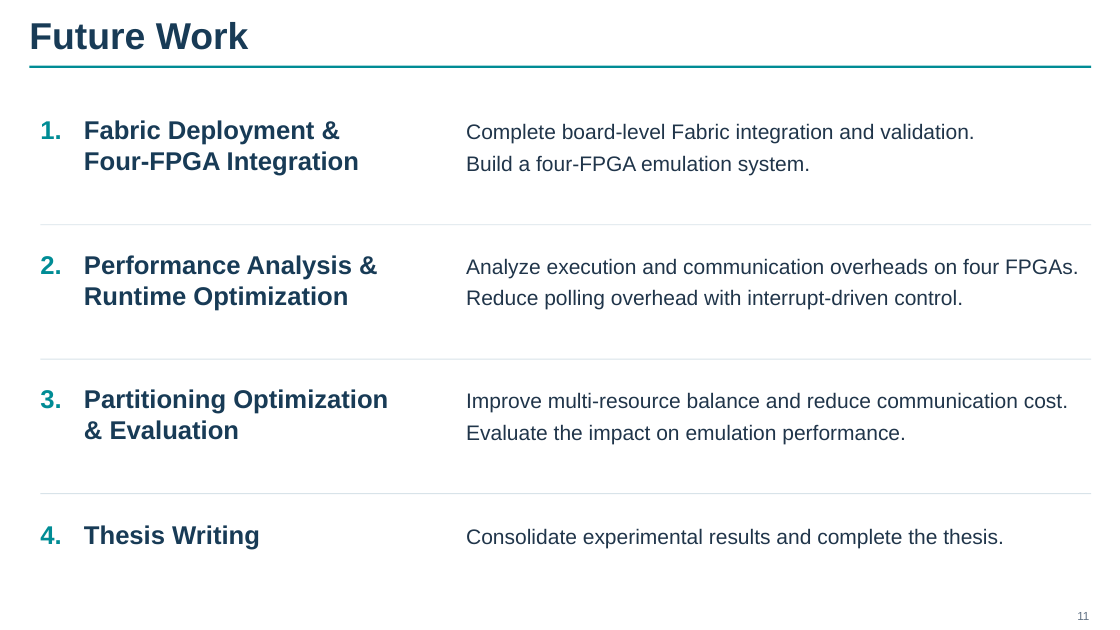
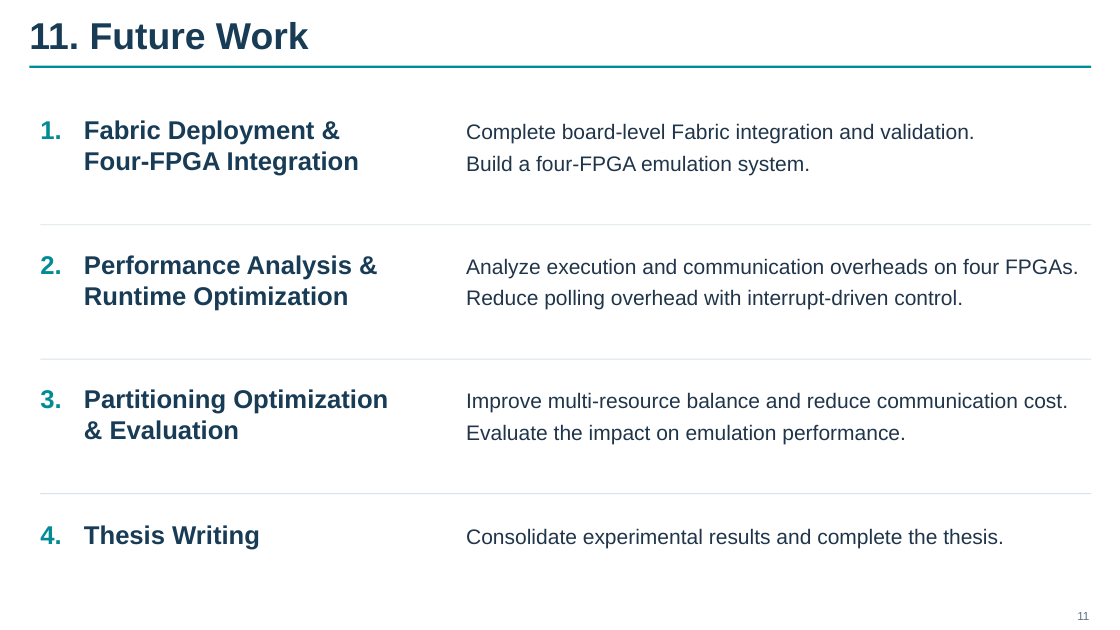
Before and after one commit to euphgh/shtthesis, a slide deck: slide 1 of pptx/midterm/REMUS_Future_Work_Slide_11.pptx. Drawn at 1120x630 pixels with LibreOffice and Linux fonts; fonts in the diff are those of the drawing. Boxes give left, top, right and bottom in pixels: in the first picture for what was removed or moved away, otherwise in the second. Text is boxed around its words. In the diff, an @@ line names an element or a change of style, - is before the commit and + after.

```diff
--- a/pptx/midterm/REMUS_Future_Work_Slide_11.pptx
+++ b/pptx/midterm/REMUS_Future_Work_Slide_11.pptx
@@ title at (x1=29, y1=22, x2=309, y2=50): text changed @@
-Future Work
+11. Future Work
```
Also in this commit, not shown: 8 other files.
